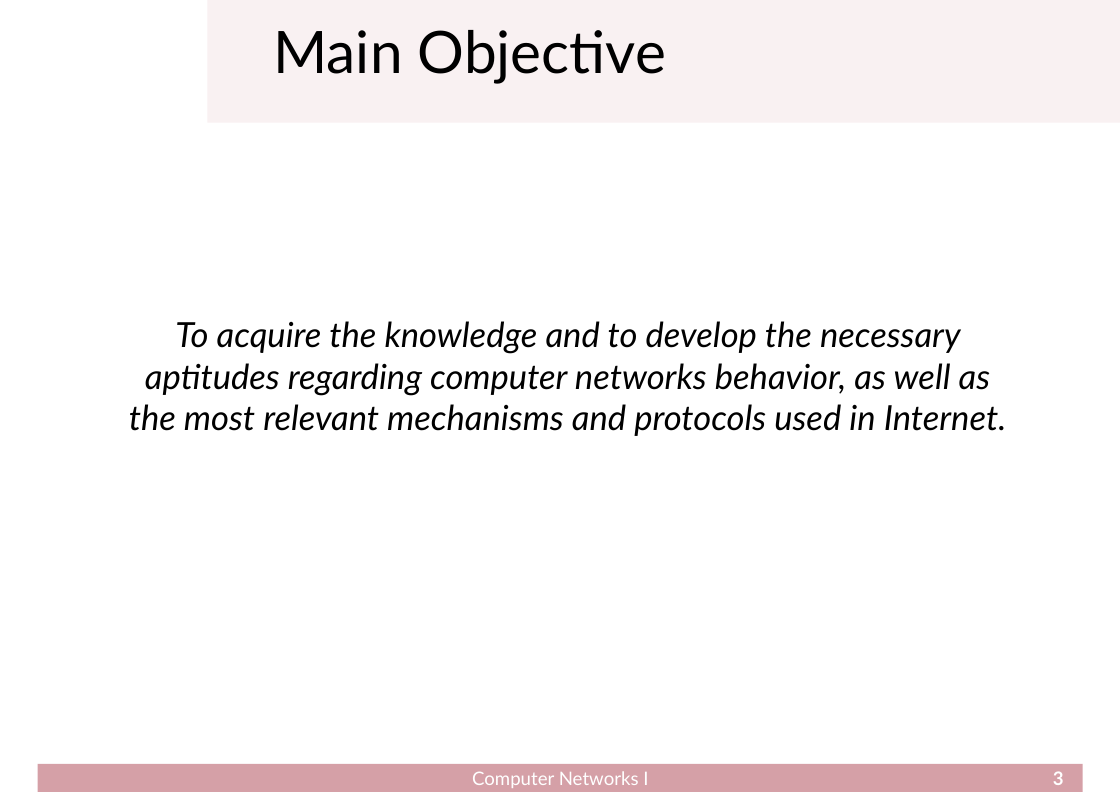
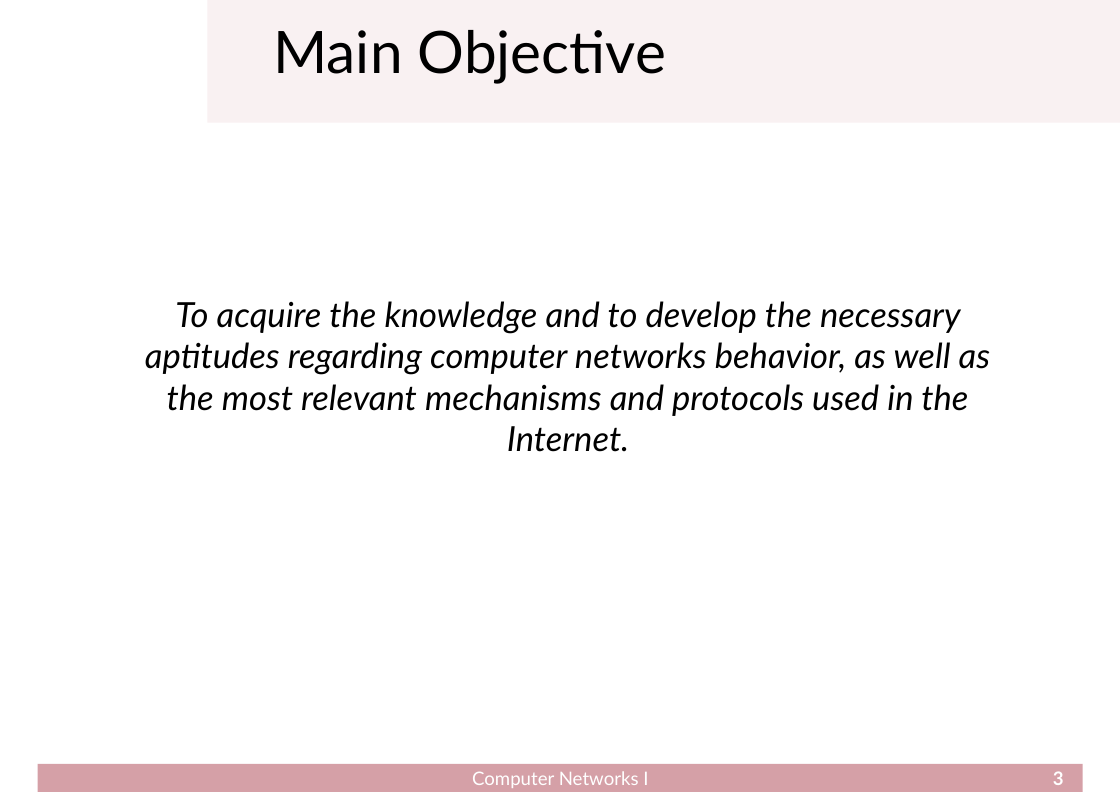
Before and after one commit to cletomartin/redes1, a slide deck: slide 3 of slides/presentation.odp. Drawn at 1120x792 pixels with LibreOffice and Linux fonts; fonts in the diff are those of the drawing; background and template pictures are left out. Boxes give left, top, right and bottom in pixels: in the first picture for what was removed or moved away, otherwise in the second. Text is boxed around its words. In the diff, an @@ line names an element or a change of style, - is before the commit and + after.

```diff
--- a/slides/presentation.odp
+++ b/slides/presentation.odp
@@ subtitle at bbox=[145, 301, 991, 452]: text changed @@
-To acquire the knowledge and to develop the necessary aptitudes regarding computer networks behavior, as well as the most relevant mechanisms and protocols used in Internet.
+To acquire the knowledge and to develop the necessary aptitudes regarding computer networks behavior, as well as the most relevant mechanisms and protocols used in the Internet.
```
Also in this commit, not shown: 6 other slides changed, 1 slide added.
